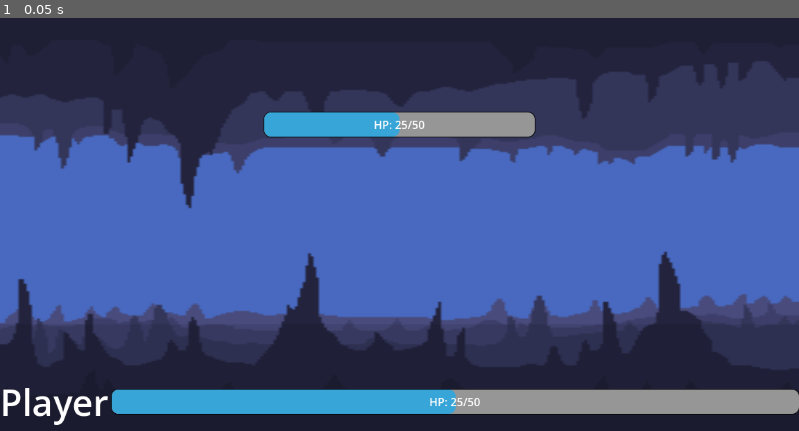
Above: before the commit, frame 1.
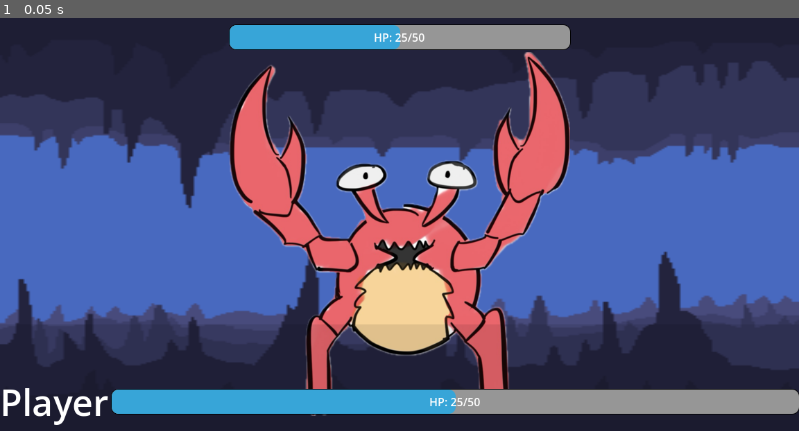
Above: after the commit, the same moment.

Repository: trailee/CrabCampfire
Game: Godot game, scene res://battle.tscn
The game is run twice, just before and just after one commit, with the same random seed, the same clock (stepped at 60 frames per second) and the same inputs. The project has no main scene, so this scene is started directly.
Inputs:
- Up to frame 1 (0.05 s): no input

The runs differ from the first frame. In frame 1, 18% of the frame differs, in the area x 28-72%, y 1-97%.

Commit message:
crcab size

Diff:
--- a/crab-game/battle.tscn
+++ b/crab-game/battle.tscn
@@ -1,6 +1,7 @@
 [gd_scene format=3 uid="uid://cq5h1v0xyko2v"]
 
 [ext_resource type="Texture2D" uid="uid://d1lnbwip54fyx" path="res://assets/caveRemasteredV7.png" id="1_ip7xm"]
+[ext_resource type="Texture2D" uid="uid://b8o0dbilhsjn" path="res://assets/IMG_0051 (1).png" id="2_oxp8w"]
 
 [sub_resource type="StyleBoxFlat" id="StyleBoxFlat_w7wwj"]
 bg_color = Color(0.589096, 0.589095, 0.589096, 1)
@@ -78,6 +79,7 @@
 
 [node name="Crab" type="TextureRect" parent="VBoxContainer" unique_id=1557577007]
 layout_mode = 2
+texture = ExtResource("2_oxp8w")
 
 [node name="Player Panel" type="Panel" parent="." unique_id=2085169606]
 layout_mode = 1
Binary file added: crab-game/assets/IMG_0051 (1).png
Not shown, changed: crab-game/assets/IMG_0051 (1).png.import
Binary file removed: crab-game/assets/IMG_0051.PNG
